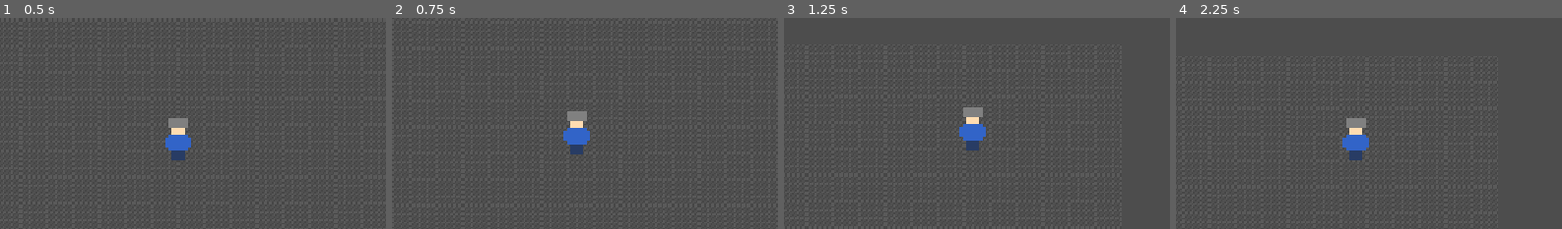
Above: before the commit, frames 1-4 (left to right).
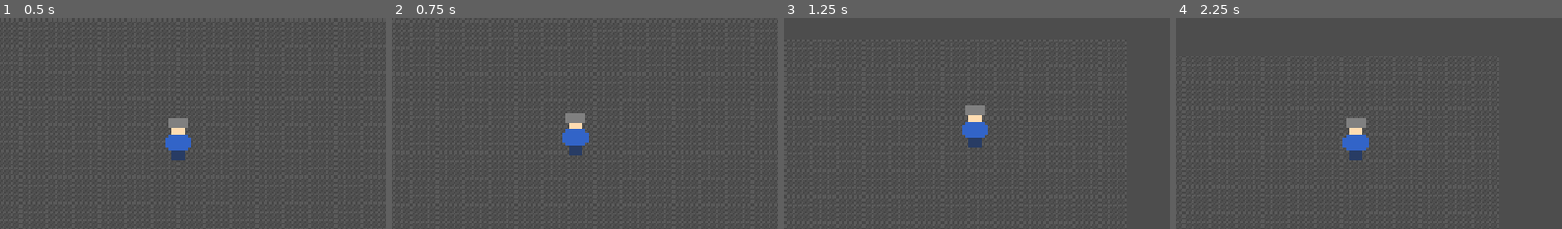
Above: after the commit, the same moments.

Repository: adamant3/roguelike-dungeon-crawler
Game: Godot game, scene res://scenes/main.tscn
The game is run twice, just before and just after one commit, with the same random seed, the same clock (stepped at 60 frames per second) and the same inputs.
Inputs (mouse positions are % of the whole screen's width and height, from its top left):
- Up to frame 1 (0.5 s): no input
- Up to frame 2 (0.75 s): tap Enter at 0.5 s; drag from (3, 93) to (61, 25) at 0.52 s
- Up to frame 3 (1.25 s): no input
- Up to frame 4 (2.25 s): drag from (30, 53) to (45, 69) at 1.27 s; move the mouse to (61, 25) at 2.02 s; hold D (move_right) from 2.03 s (still down)
The pictures show only the part of the screen within x 27-77%, y 19-69%; the shares and areas given below are measured in that part.

Frame 1 is identical in both runs. In frame 2, 0.3% of the frame differs, in the area x 44-52%, y 44-66%; in frame 3, 0.5%, in the area x 45-53%, y 41-63%; in frame 4, less than 0.1%.

Commit message:
Refactor player movement for smoother transitions

Diff:
--- a/scripts/player/player_movement.gd
+++ b/scripts/player/player_movement.gd
@@ -2,44 +2,42 @@
 
 @export var speed: float = 200.0
 var smooth_move_vector := Vector2.ZERO
-var smoothing := 0.2  # Lower = snappier, higher = smoother.
+var smoothing := 0.15  # Lower = faster transitions, higher = more smoothing.
 
 func get_input_vector() -> Vector2:
 	"""
-	Combine movement input from keyboard/gamepad/touch controls.
+	Process multiple inputs simultaneously and calculate the resulting vector.
 
 	Returns:
-	    A Vector2 representing the desired movement direction
+		A Vector2 representing the final combined direction of all active inputs.
 	"""
-	var x_input = 0.0
-	var y_input = 0.0
+	var move_vector := Vector2.ZERO
 
-	# Handle WASD / Arrow keys input
+	# Collect input from each key (can handle simultaneous presses)
 	if Input.is_action_pressed("move_right"):
-		x_input += 1
+		move_vector.x += 1
 	if Input.is_action_pressed("move_left"):
-		x_input -= 1
+		move_vector.x -= 1
 	if Input.is_action_pressed("move_down"):
-		y_input += 1
+		move_vector.y += 1
 	if Input.is_action_pressed("move_up"):
-		y_input -= 1
+		move_vector.y -= 1
 
-	return Vector2(x_input, y_input)
+	return move_vector
 
 func _physics_process(_delta: float):
-	# Get the raw input vector
-	var target = get_input_vector()
+	# Get the combined input vector
+	var target_vector = get_input_vector()
 
-	# Smoothly interpolate between the current and target vectors
-	smooth_move_vector = smooth_move_vector.lerp(target, smoothing)
+	# Smooth the transition between the current vector and the input vector
+	smooth_move_vector = smooth_move_vector.lerp(target_vector, smoothing)
 
-	# If there's any input
+	# Normalize the resulting vector and apply movement
 	if smooth_move_vector.length() > 0:
-		# Ensure diagonal speed is consistent
 		var direction = smooth_move_vector.normalized()
 		velocity = direction * speed * smooth_move_vector.length()
 	else:
-		# No input, stop
 		velocity = Vector2.ZERO
 
+	# Apply movement using move_and_slide
 	move_and_slide()
